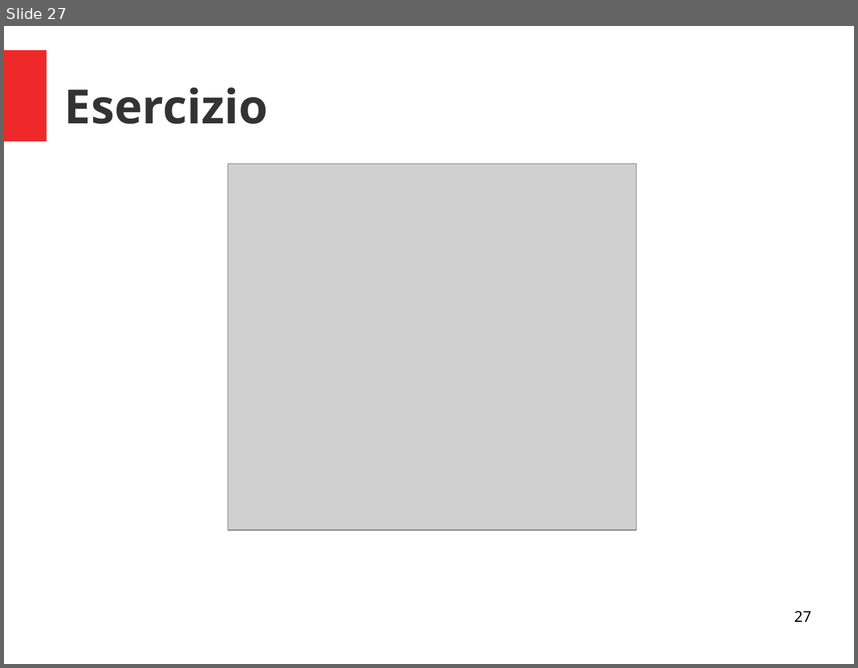
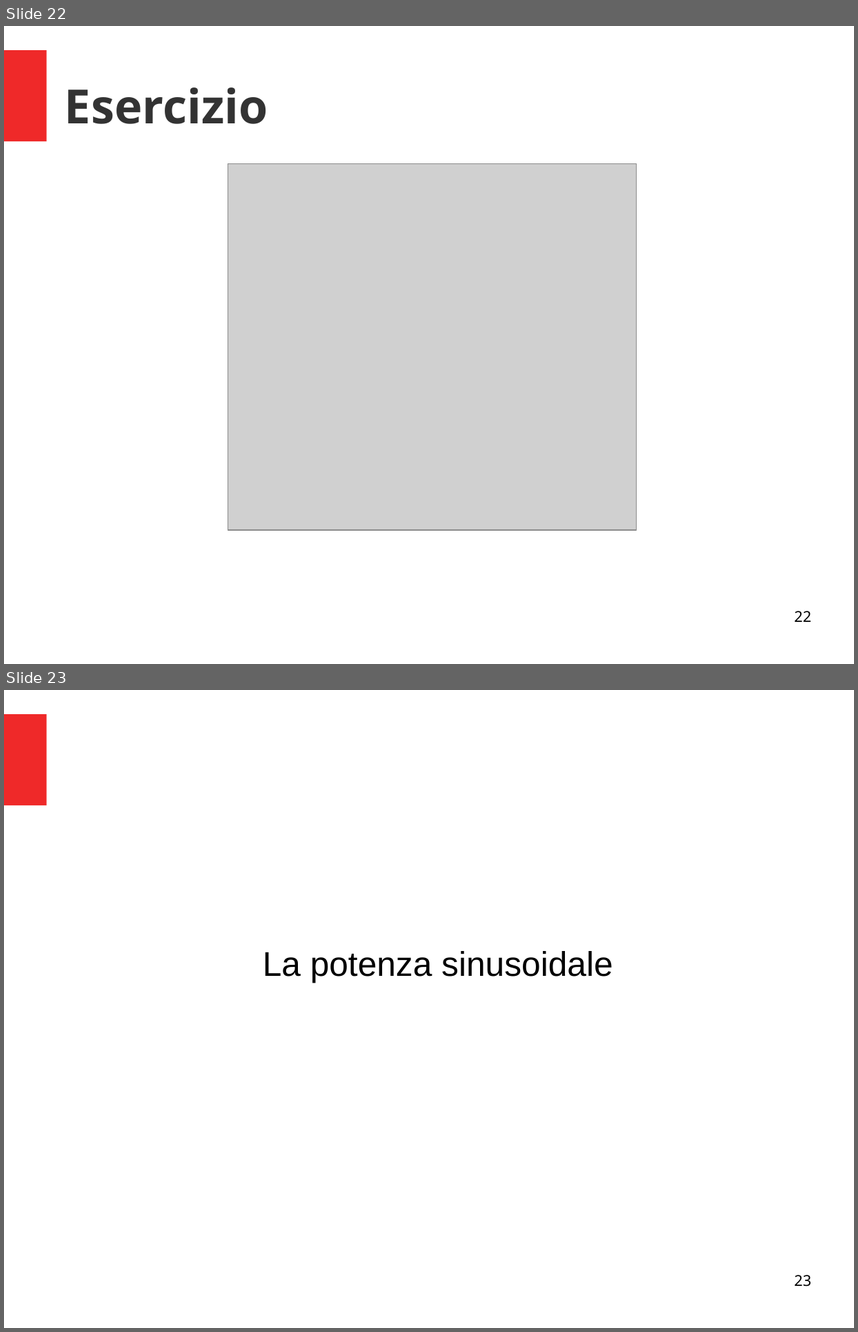
Before and after one commit to fuserale/Baronio, a slide deck: Anno 2019_2020/4A TL/2. La corrente alternata/2. La corrente alternata.odp. Shown one above the other, each under a label of ours: slide 27 before the commit, slides 22 and 23 after it. The pictures are 858x668 and 858x1332 pixels, drawn with LibreOffice and Linux fonts; fonts in the diff are those of the drawing; grey boxes stand for pictures. Boxes give left, top, right and bottom in pixels: in the first picture for what was removed or moved away, otherwise in the second. Text is boxed around its words. In the diff, an @@ line names an element or a change of style, - is before the commit and + after.

```diff
--- a/Anno 2019_2020/4A TL/2. La corrente alternata/2. La corrente alternata.odp
+++ b/Anno 2019_2020/4A TL/2. La corrente alternata/2. La corrente alternata.odp
@@ slide 23 added at <box>4,690,854,1328</box>, background #FFFFFF; not listed: 1 template element that a slide beside it also shows @@
@@ subtitle added at <box>263,951,613,982</box>, 32 pt, text #000000 @@
+La potenza sinusoidale
@@ page number added at <box>794,1274,811,1286</box>, 14 pt, text #000000 @@
+23
@@ what was slide 27 is now slide 22 @@
@@ page number at <box>794,610,811,621</box>: text changed @@
-27
+22
```
Also in this commit, not shown: 16 other slides added, 7 slides removed, 14 other files.
